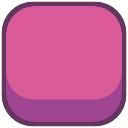
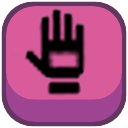
Comparing the layer stacks of the two 128 x 128 images. Changes:
added layer "Pasted Layer" above "Pink Piece.png" over [14, 8, 87, 96]
